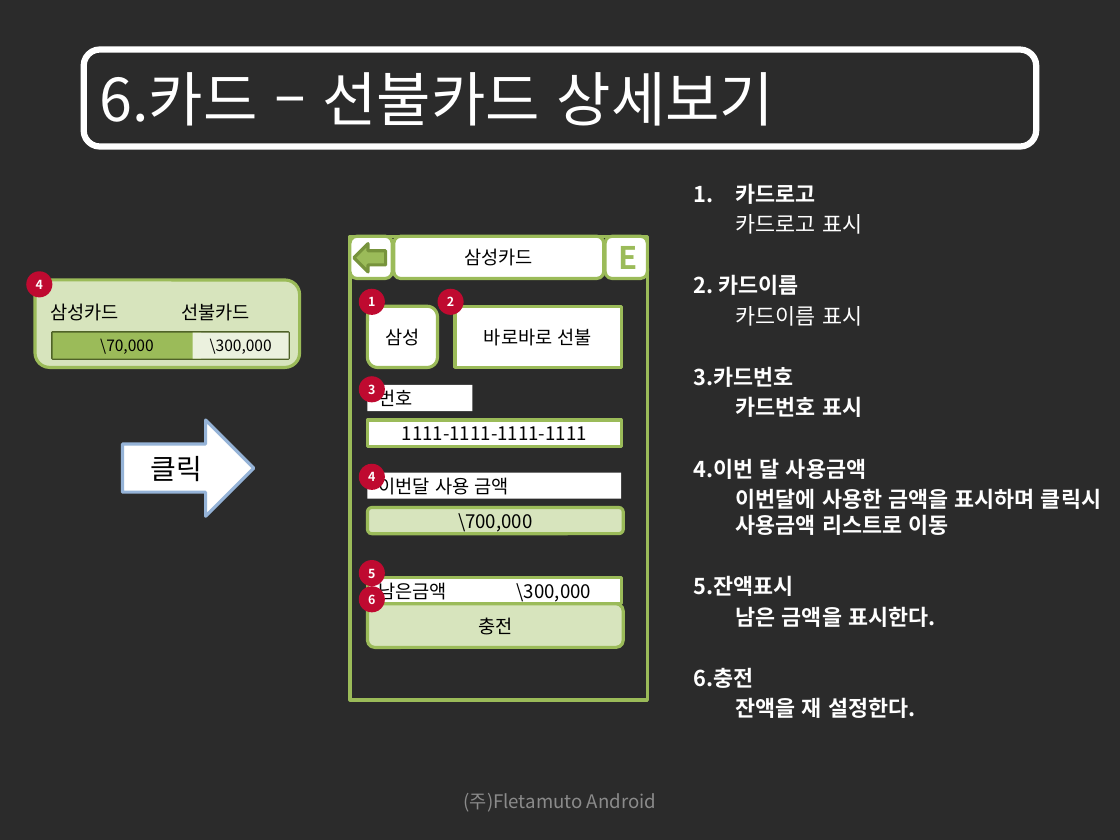
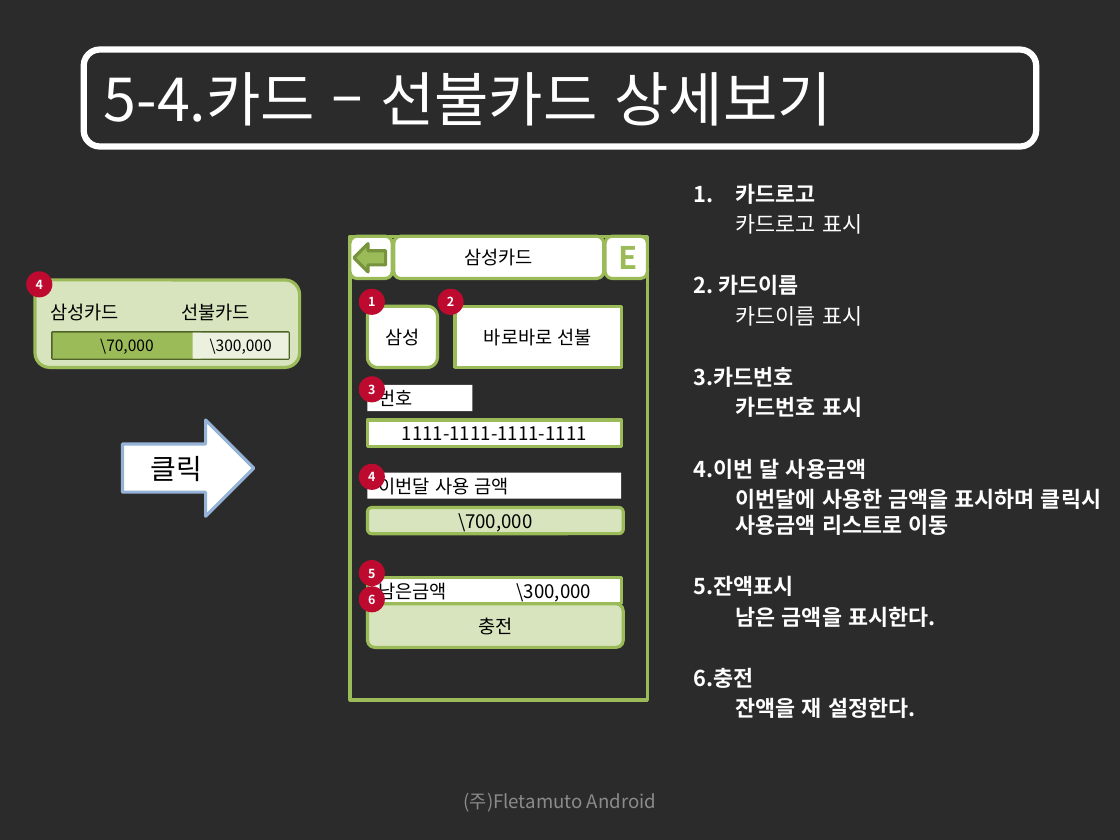
Before and after one commit to limjunghoon/fmfinance, a slide deck: slide 39 of trunk/DOC/GUI/재테크를 위한 어플리케이션 GUI_100906_V1.1.pptx (slide 54 before the commit). Drawn at 1120x840 pixels with LibreOffice and Linux fonts; fonts in the diff are those of the drawing; background and template pictures are left out; a plain dark background stands for a picture behind light text. Boxes give left, top, right and bottom in pixels: in the first picture for what was removed or moved away, otherwise in the second. Text is boxed around its words. In the diff, an @@ line names an element or a change of style, - is before the commit and + after.

```diff
--- a/trunk/DOC/GUI/재테크를 위한 어플리케이션 GUI_100906_V1.1.pptx
+++ b/trunk/DOC/GUI/재테크를 위한 어플리케이션 GUI_100906_V1.1.pptx
@@ rounded rectangle added at (84, 49, 1036, 147), outline #FFFFFF 4 pt @@
@@ title "5-4.카드 – 선불카드 상세보기": place and size @@
-title "5-4.카드 – 선불카드 상세보기" at (84, 49, 1036, 147)
+title "5-4.카드 – 선불카드 상세보기" at (104, 72, 832, 126)
@@ title "5-4.카드 – 선불카드 상세보기" at (104, 72, 832, 126): outline #FFFFFF 4 pt to none @@
@@ title at (104, 72, 832, 126): text changed @@
-6.카드 – 선불카드 상세보기
+5-4.카드 – 선불카드 상세보기
```
Also in this commit, not shown: 88 other slides changed, 8 slides added, 1 slide removed.
